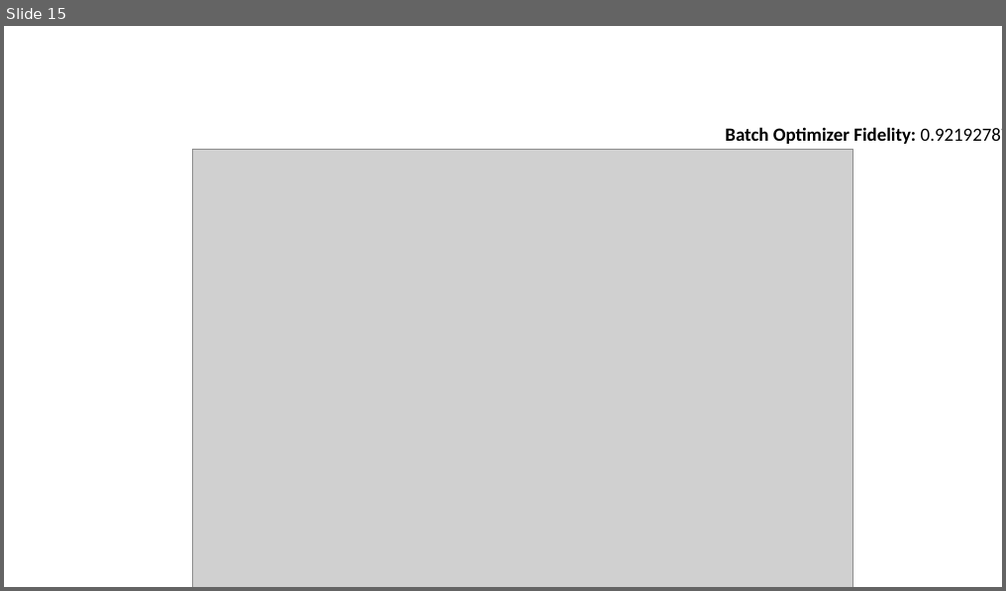
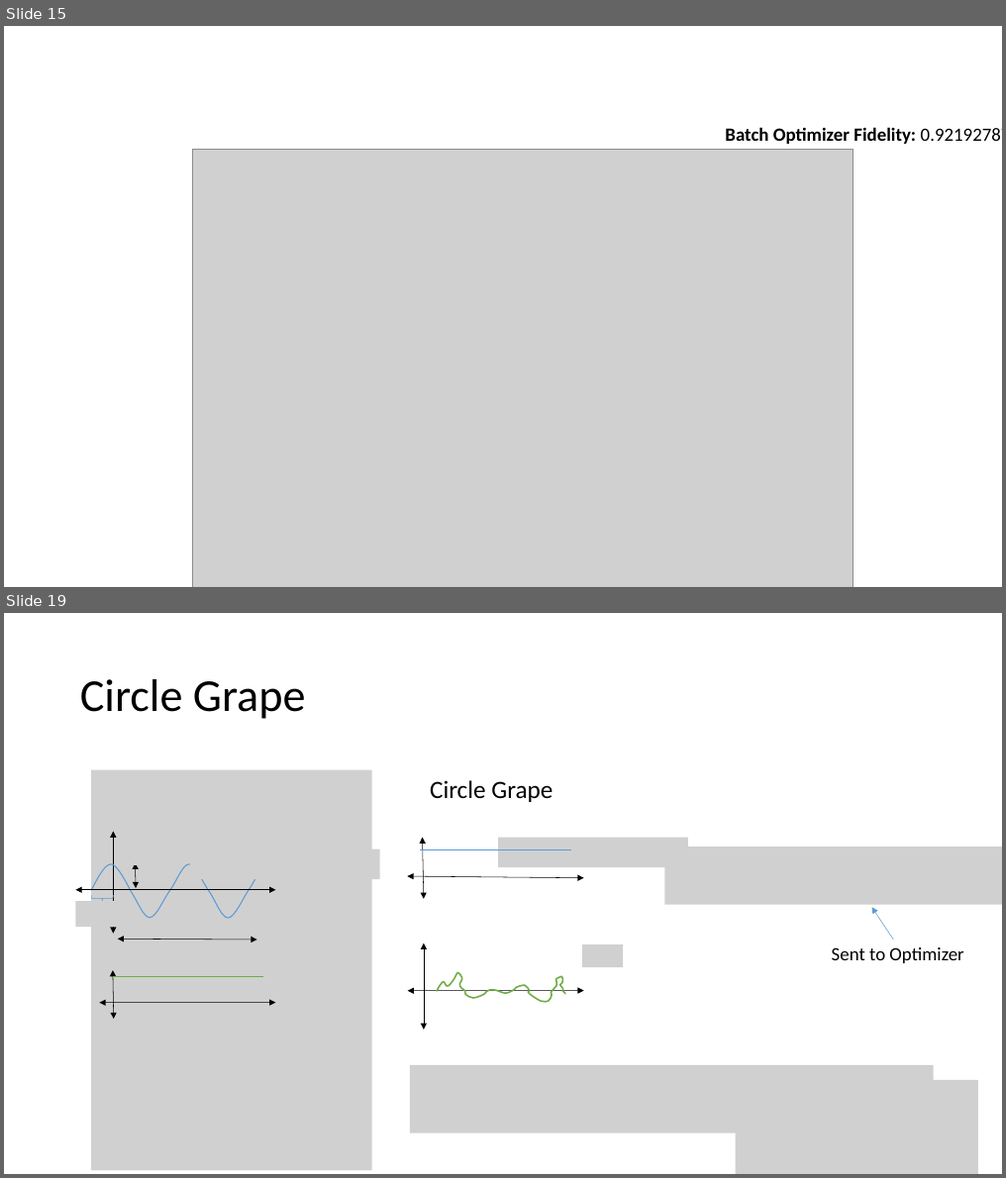
Before and after one commit to EeshGupta/Multimode-Conditional-Displacements, a slide deck: presentations/mcd.pptx. Shown one above the other, each under a label of ours: slide 15 before the commit, slides 15 and 19 after it; the slides between them are not shown. The pictures are 1006x591 and 1006x1178 pixels, drawn with LibreOffice and Linux fonts; fonts in the diff are those of the drawing; grey boxes stand for pictures. Boxes give left, top, right and bottom in pixels: in the first picture for what was removed or moved away, otherwise in the second. Text is boxed around its words. In the diff, an @@ line names an element or a change of style, - is before the commit and + after.

```diff
--- a/presentations/mcd.pptx
+++ b/presentations/mcd.pptx
@@ slide 19 added at [4,613,1002,1174], background #FFFFFF @@
@@ title added at [80,679,306,719], 44 pt, text #000000 @@
+Circle Grape
@@ picture added at [91,770,372,1170] @@
@@ text added at [430,780,552,802], 24 pt, text #000000 @@
+Circle Grape
@@ picture added at [665,847,1002,904] @@
@@ arrow added from (893, 940) to (872, 907), #5B9BD5 0.5 pt @@
@@ group added at [76,832,380,1019]: 6 double arrows, 5 pictures, 1 freeform shape, 1 right brace, 1 line @@
@@ group added at [408,838,688,1030]: 4 double arrows, 2 pictures, 1 line @@
@@ text added at [832,948,963,963], 18 pt, text #000000 @@
+Sent to Optimizer
@@ freeform shape added at [437,973,566,1002], outline #70AD47 1.5 pt @@
@@ picture added at [410,1065,934,1134] @@
@@ picture added at [736,1080,979,1174] @@
```
Also in this commit, not shown: 6 slides changed, 1 slide removed, 1 other file.
